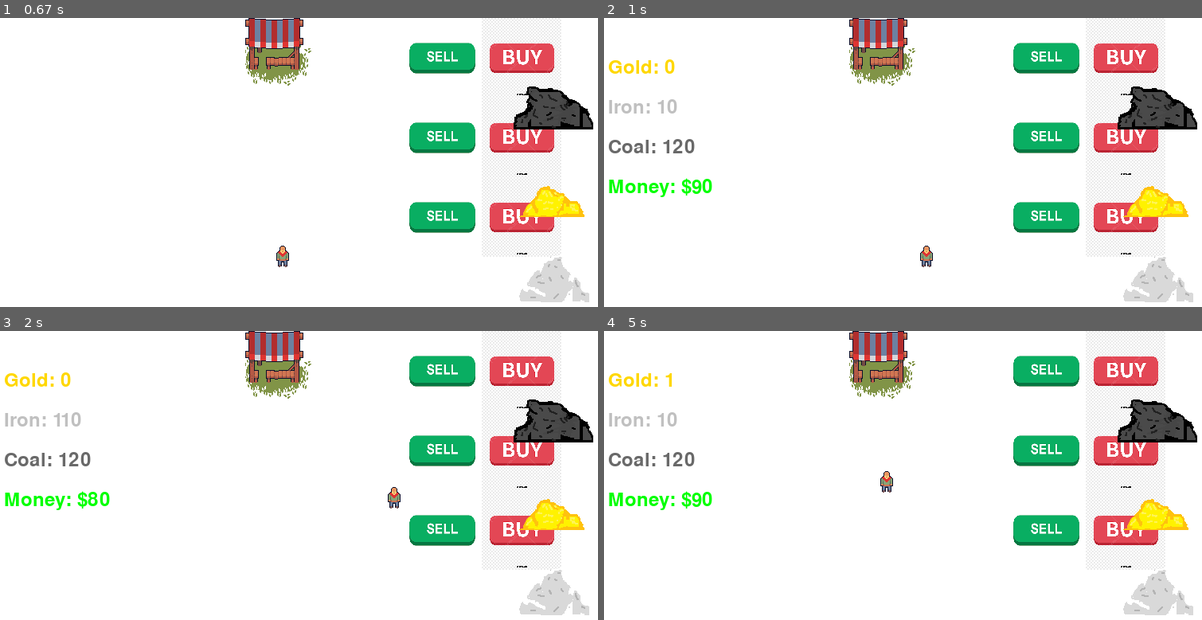
Above: before the commit, frames 1-4 (two rows, left to right).
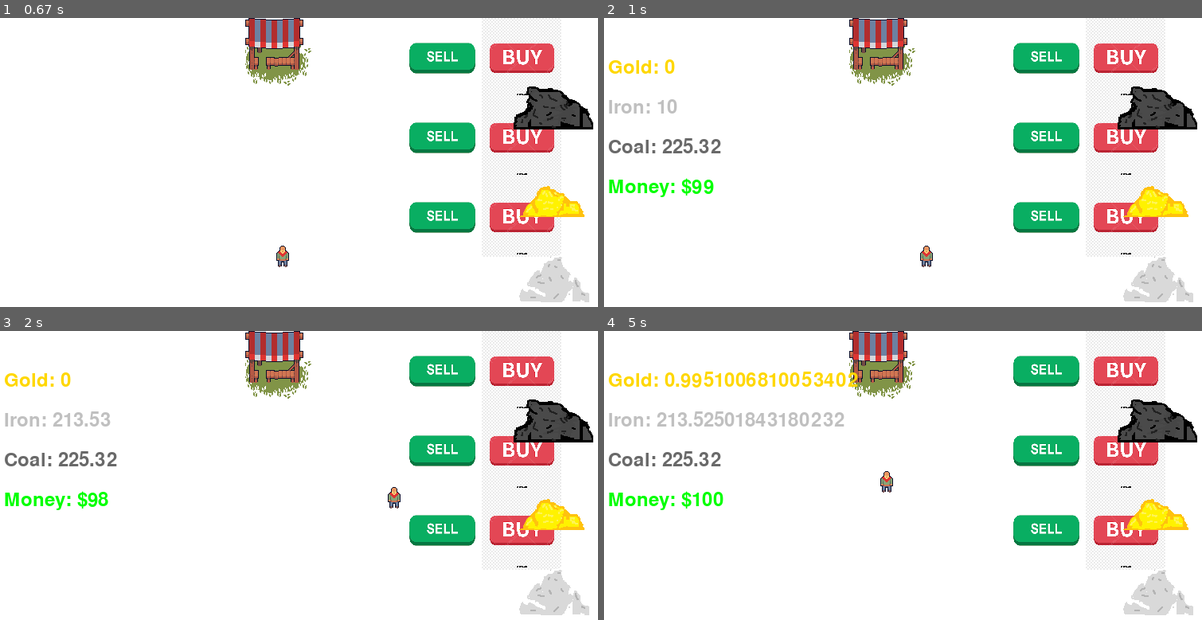
Above: after the commit, the same moments.

Repository: S2424140/Winning-adathon-project
Game: pygame game, started from Basic_pygame_test/basic_pygame.py
The game is run twice, just before and just after one commit, with the same random seed, the same clock (stepped at 60 frames per second) and the same inputs.
Inputs (mouse positions are in pixels of both pictures, inside the frame that each line leads up to):
- Up to frame 1 (0.67 s): click (520, 217) at 0.38 s
- Up to frame 2 (1 s): hold Right from 0.83 s (still down); tap Space at 0.9 s
- Up to frame 3 (2 s): tap Space at 1.2, 1.73 s; release Right at 1.3 s; click (484, 481) at 1.38 s; hold Up 1.67-1.97 s
- Up to frame 4 (5 s): hold Right 2-2.47 s; tap Space at 2.07, 2.37, 3.13, 3.43, 3.7, 4.03, 4.33, 4.47 s; click (1046, 449) at 2.55 s; hold Left 3.07-3.6 s; hold Down 3.63-3.93 s; hold Left 3.97-4.37 s; hold Up 4.4-4.77 s; click (1046, 371) at 4.85 s

Frame 1 is identical in both runs. In frame 2, 0.3% of the frame differs, in the area x 9-20%, y 41-61%; in frame 3, 0.6%; in frame 4, 2.0%, in the area x 8-43%, y 14-61%.

Commit message:
Fixed the economy

Diff:
--- a/Basic_pygame_test/Buttons.py
+++ b/Basic_pygame_test/Buttons.py
@@ -1,6 +1,7 @@
 import pygame
 import constants
 import Portfolio_model
+from pygraph import Grapher
 
 # Base class for a static button for a UI
 class Button(pygame.sprite.Sprite):
@@ -31,21 +32,22 @@
         self.portfolio = port
         self.id = id
 
-    def click(self):
+    def click(self,grapher:Grapher):
         p = self.portfolio
+        price = grapher.get_price()
         try:
             match self.id:
                 case "0":
-                    p.remove_gold(100)
-                    p.add_money(10)
+                    p.remove_gold(1/price)
+                    p.add_money(1)
                     print("Sold gold.")
                 case "1":
-                    p.remove_iron(100)
-                    p.add_money(10)
+                    p.remove_iron(1/price)
+                    p.add_money(1)
                     print("Sold iron.")
                 case "2":
-                    p.remove_coal(100)
-                    p.add_money(10)
+                    p.remove_coal(1/price)
+                    p.add_money(1)
                     print("Sold coal.")
         except:
             print("Invalid sell.")
@@ -56,22 +58,23 @@
         self.portfolio = port
         self.id = id
 
-    def click(self):
+    def click(self,grapher:Grapher):
         p = self.portfolio
+        price = grapher.get_price()
         try:
             match self.id:
                 case "0":
-                    p.add_gold(100)
-                    p.remove_money(10)
+                    p.add_gold(1*price)
+                    p.remove_money(1)
                     print("Bought gold.")
                 case "1":
-                    p.add_iron(100)
-                    p.remove_money(10)
+                    p.add_iron(1*price)
+                    p.remove_money(1)
                     print("Sold iron.")
                 case "2":
                     print("")
-                    p.add_coal(100)
-                    p.remove_money(10)
+                    p.add_coal(1*price)
+                    p.remove_money(1)
                     print("Sold coal.")
         except:
             print("Invalid buy.")
--- a/Basic_pygame_test/basic_pygame.py
+++ b/Basic_pygame_test/basic_pygame.py
@@ -105,7 +105,7 @@
             for b in buttons:
                 if b.on_button(x,y):
                     print("Button clicked.")
-                    b.click()
+                    b.click(grapher)
 
 
 
